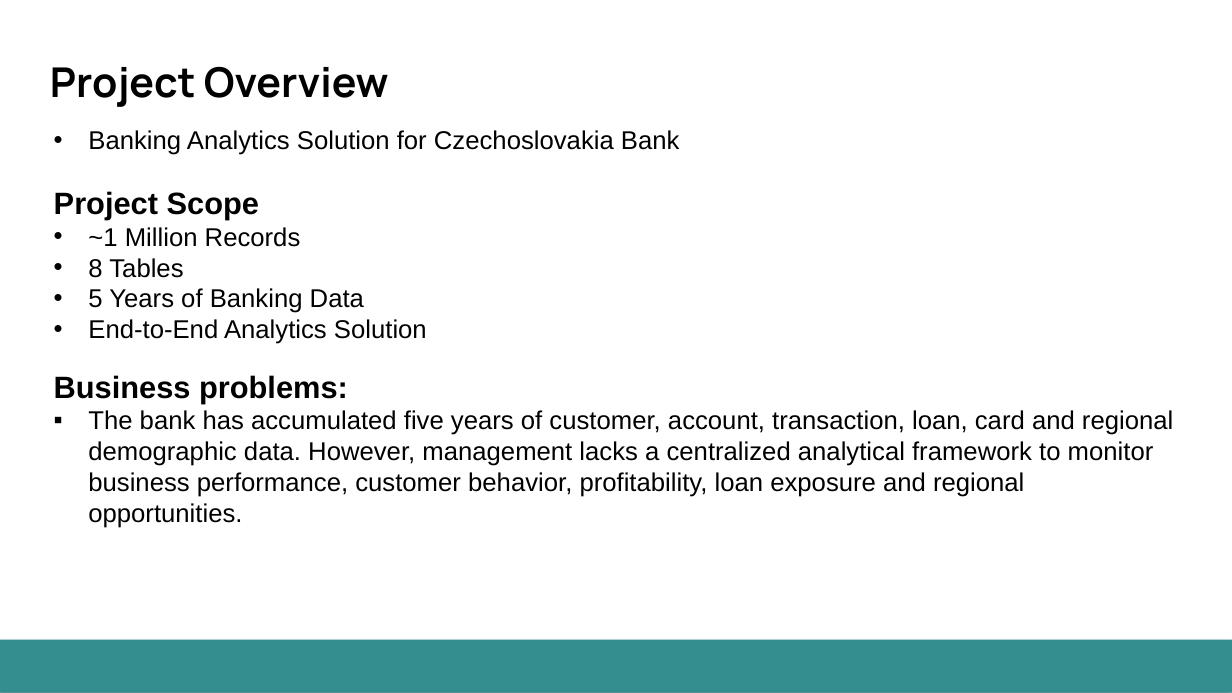
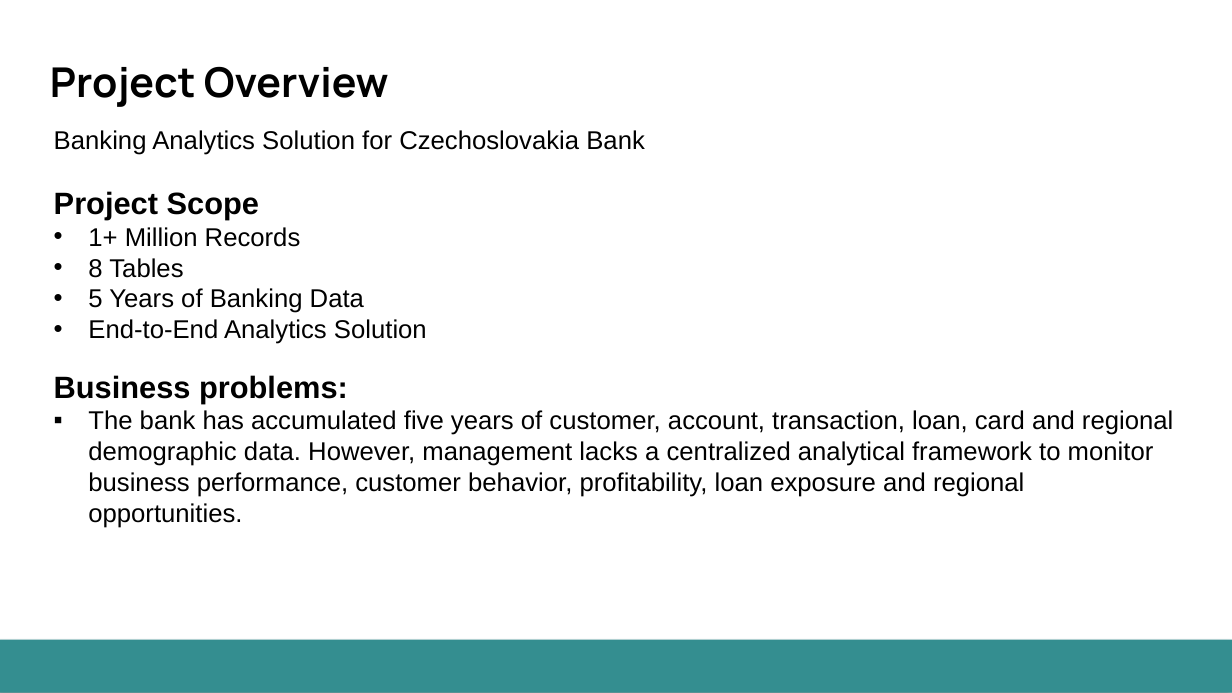
Before and after one commit to itsaakashanalytics-ship-it/CZ-Bank-DATA-Analysis-Project, a slide deck: slide 2 of PRP PROJECT 1 - FINAL PPT.pptx. Drawn at 1232x693 pixels with LibreOffice and Linux fonts; fonts in the diff are those of the drawing. Boxes give left, top, right and bottom in pixels: in the first picture for what was removed or moved away, otherwise in the second. Text is boxed around its words. In the diff, an @@ line names an element or a change of style, - is before the commit and + after.

```diff
--- a/PRP PROJECT 1 - FINAL PPT.pptx
+++ b/PRP PROJECT 1 - FINAL PPT.pptx
@@ text "Banking Analytics Solution for Czechoslovakia ..." at (54,130,645,155): bullet • to none @@
@@ text at (88,227,301,247): text changed @@
-• ~1 Million Records
+• 1+ Million Records
```
Also in this commit, not shown: 25 other slides changed, 10 slides added, 1 slide removed, 2 other files.
